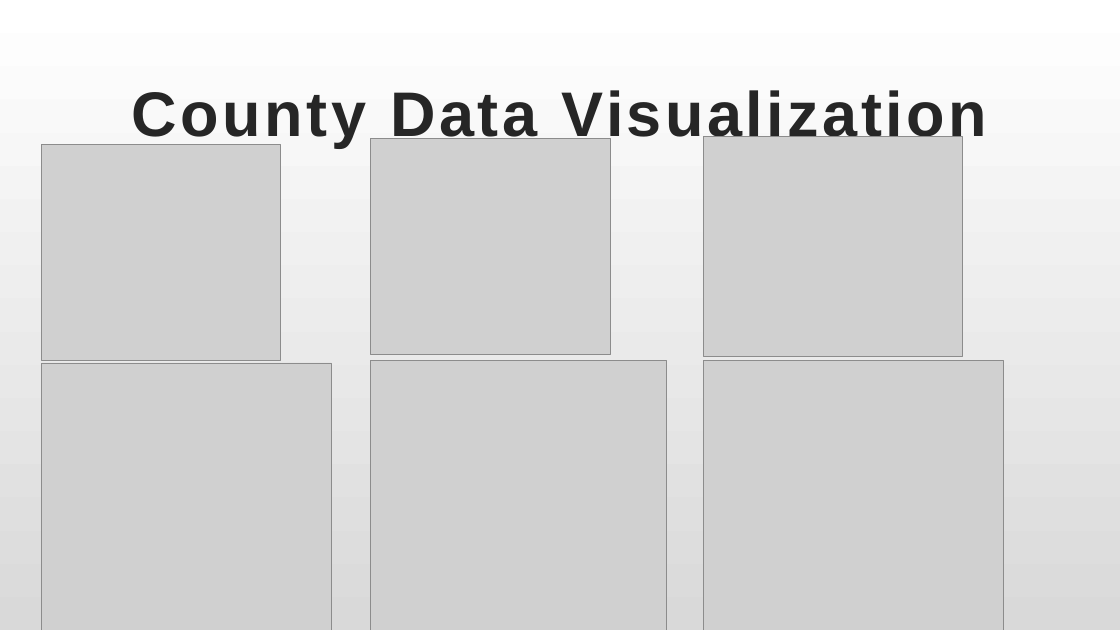
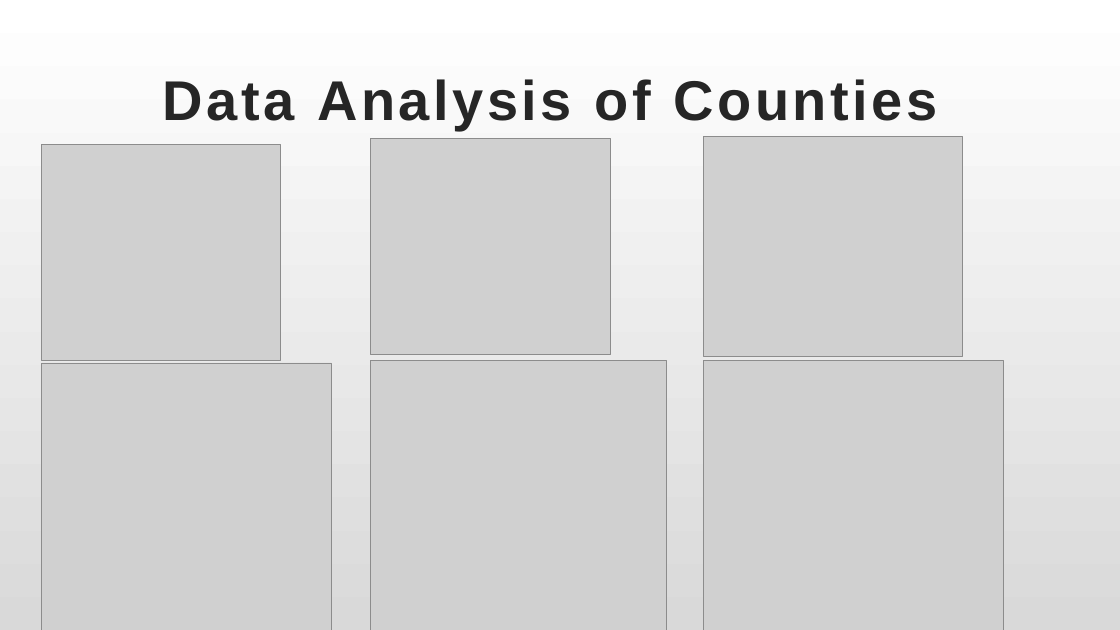
Before and after one commit to Yuehao-Wang/AIM-5001, a slide deck: slide 5 of Y_Wang_Final_Project_Presentation.pptx. Drawn at 1120x630 pixels with LibreOffice and Linux fonts; fonts in the diff are those of the drawing; grey boxes stand for pictures. Boxes give left, top, right and bottom in pixels: in the first picture for what was removed or moved away, otherwise in the second. Text is boxed around its words. In the diff, an @@ line names an element or a change of style, - is before the commit and + after.

```diff
--- a/Y_Wang_Final_Project_Presentation.pptx
+++ b/Y_Wang_Final_Project_Presentation.pptx
@@ title at (163, 79, 938, 130): text changed; size 54 to 48 pt @@
-County Data Visualization
+Data Analysis of Counties
```
Also in this commit, not shown: 12 other slides changed.
